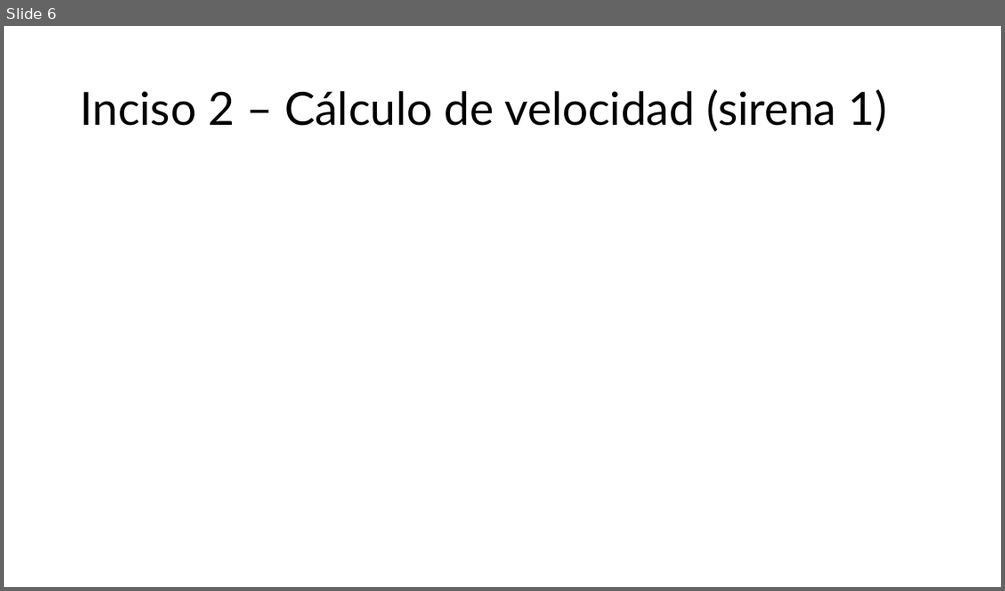
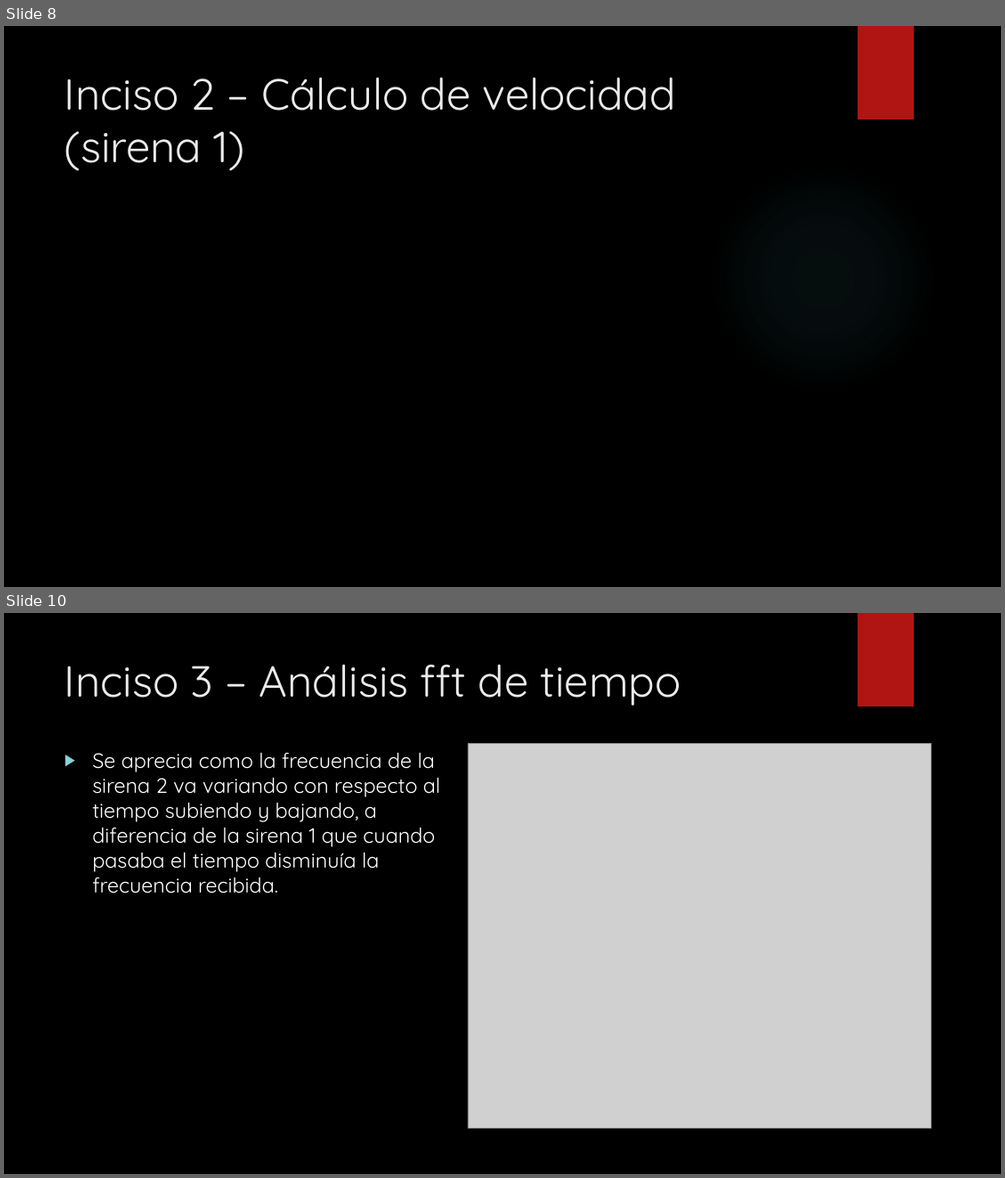
Before and after one commit to pabloDLQ/tp1-analisis-numerico, a slide deck: Presentación/Propuesta TP1 Análisis Numérico.pptx. Shown one above the other, each under a label of ours: slide 6 before the commit, slides 8 and 10 after it; the slides between them are not shown. The pictures are 1005x591 and 1005x1178 pixels, drawn with LibreOffice and Linux fonts; fonts in the diff are those of the drawing; grey boxes stand for pictures; background and template pictures are left out. Boxes give left, top, right and bottom in pixels: in the first picture for what was removed or moved away, otherwise in the second. Text is boxed around its words. In the diff, an @@ line names an element or a change of style, - is before the commit and + after.

Commit message:
Add FFT images, PDFs; remove analizar_item2.py
Replace original siren images with FFT versions, add deliverable and presentation PDFs, and update presentation assets. Changes include: modified Entregable.docx and added Entregable.pdf; removed Imagenes/Sirena1_Original.png and Imagenes/Sirena2_Original.png and added Sirena1_Originalfft.png and Sirena2_Originalfft.png; added Presentación/Guion.docx and Presentación/Guion.pdf; updated Presentación/Propuesta TP1 Análisis Numérico.pptx; and deleted src/analizar_item2.py (obsolete analysis script).

```diff
--- a/Presentación/Propuesta TP1 Análisis Numérico.pptx
+++ b/Presentación/Propuesta TP1 Análisis Numérico.pptx
@@ slide 10 added at <box>4,613,1001,1174</box>, background picture (left out); not listed: 2 template elements that a slide beside it also shows @@
@@ title added at <box>65,664,681,706</box>, 42 pt, text #EBEBEB @@
+Inciso 3 – Análisis fft de tiempo
@@ picture added at <box>468,744,931,1128</box> @@
@@ text added at <box>92,752,440,893</box>, 20 pt, text #FFFFFF @@
+▶ Se aprecia como la frecuencia de la sirena 2 va variando con respecto al tiempo subiendo y bajando, a diferencia de la sirena 1 que cuando pasaba el tiempo disminuía la frecuencia recibida.
@@ what was slide 6 is now slide 8 @@
@@ slide 8 changed as well @@
@@ background #FFFFFF to picture (left out) @@
@@ rectangle added at <box>858,26,914,119</box>, fill #B01513 @@
@@ title "Inciso 2 – Cálculo de ...": place and size @@
-title "Inciso 2 – Cálculo de ..." at <box>80,89,887,132</box>
+title "Inciso 2 – Cálculo de ..." at <box>65,77,676,171</box>
@@ title "Inciso 2 – Cálculo de ..." at <box>65,77,676,171</box>: size 44 to 42 pt, font Lato to Quicksand, text colour #000000 to #EBEBEB; line spacing 0.9 to 1; vertical alignment middle to top @@
@@ ellipse added at <box>708,163,938,394</box>, fill gradient #50B9C1 @@
```
Also in this commit, not shown: 6 other slides changed, 6 other slides added, 6 slides removed, 9 other files.
